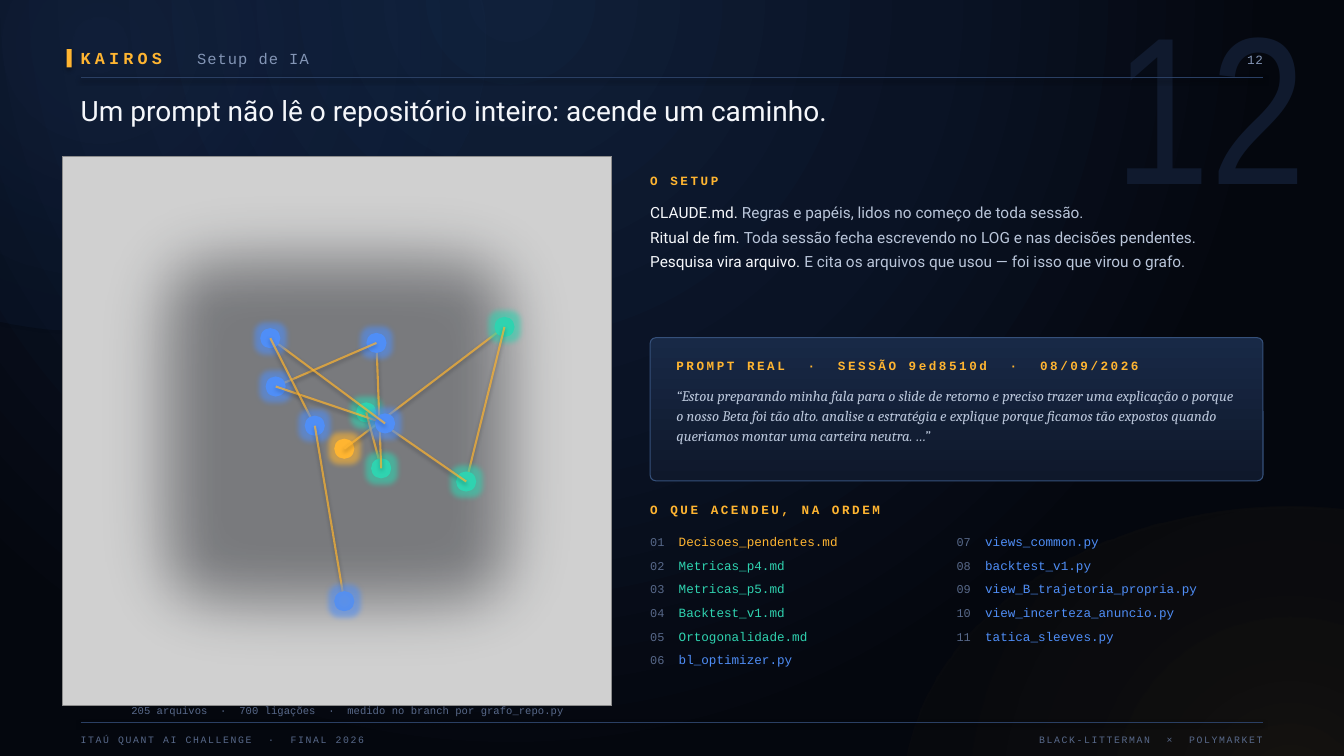
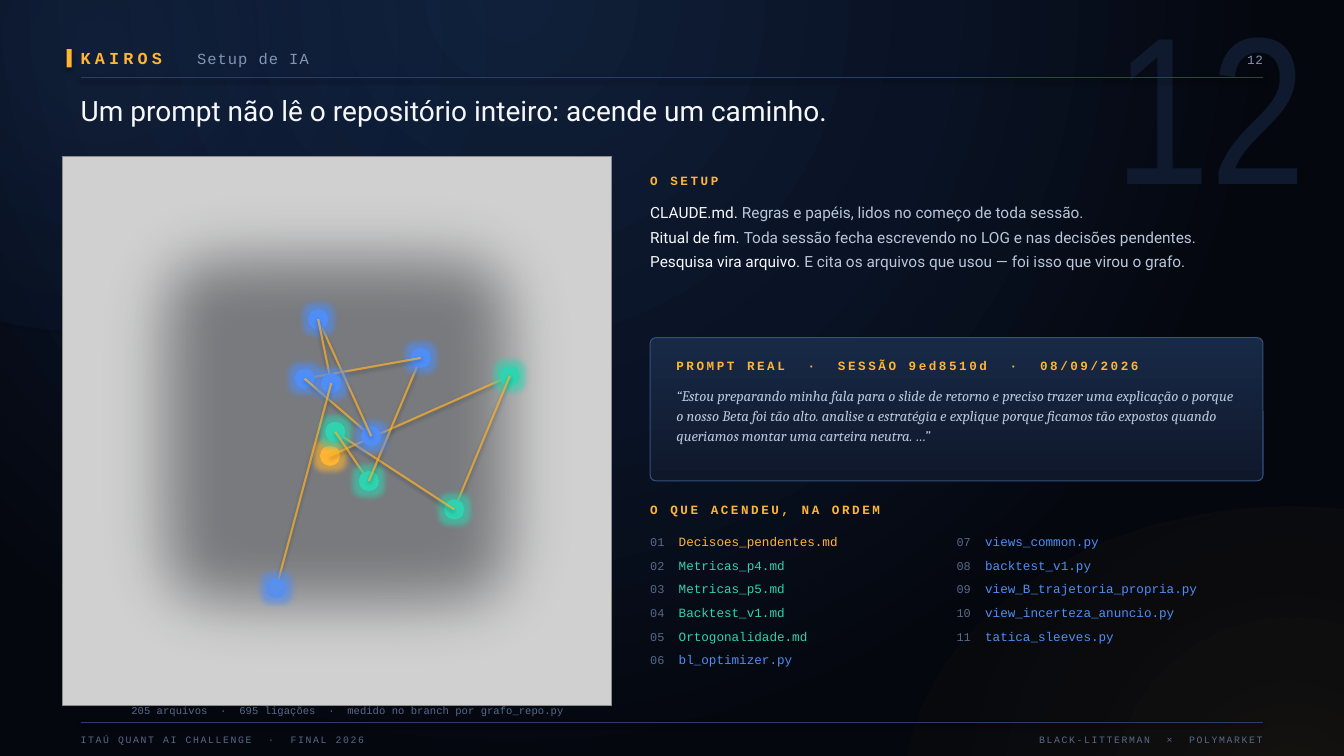
Before and after one commit to liahaller/Desafio-Quant-Itau, a slide deck: slide 15 of Final/Slides_novos.pptx. Drawn at 1344x756 pixels with LibreOffice and Linux fonts; fonts in the diff are those of the drawing; grey boxes stand for pictures. Boxes give left, top, right and bottom in pixels: in the first picture for what was removed or moved away, otherwise in the second. Text is boxed around its words. In the diff, an @@ line names an element or a change of style, - is before the commit and + after.

```diff
--- a/Final/Slides_novos.pptx
+++ b/Final/Slides_novos.pptx
@@ ellipse: place and size @@
-ellipse at (260,329,280,349)
+ellipse at (309,310,329,330)
@@ line moved from (385, 423) - (270, 339) to (371, 437) - (319, 320) @@
@@ line moved from (270, 339) - (315, 425) to (319, 320) - (332, 383) @@
@@ line moved from (377, 343) - (276, 386) to (420, 358) - (304, 379) @@
@@ line moved from (381, 469) - (377, 343) to (369, 481) - (420, 358) @@
@@ ellipse: place and size @@
-ellipse at (367,333,387,353)
+ellipse at (410,348,431,368)
@@ line moved from (315, 425) - (345, 601) to (332, 383) - (276, 588) @@
@@ ellipse: place and size @@
-ellipse at (266,376,286,396)
+ellipse at (294,369,315,389)
@@ line moved from (276, 386) - (385, 423) to (304, 379) - (371, 437) @@
@@ ellipse: place and size @@
-ellipse at (304,415,325,436)
+ellipse at (322,373,342,393)
@@ line moved from (345, 449) - (505, 327) to (330, 456) - (510, 376) @@
@@ line moved from (505, 327) - (467, 482) to (510, 376) - (455, 509) @@
@@ ellipse: place and size @@
-ellipse at (495,317,515,337)
+ellipse at (500,366,520,386)
@@ ellipse: place and size @@
-ellipse at (335,439,355,459)
+ellipse at (320,446,340,466)
@@ ellipse: place and size @@
-ellipse at (356,402,376,422)
+ellipse at (326,421,346,442)
@@ line moved from (467, 482) - (366, 412) to (455, 509) - (336, 432) @@
@@ line moved from (366, 412) - (381, 469) to (336, 432) - (369, 481) @@
@@ ellipse: place and size @@
-ellipse at (375,413,395,434)
+ellipse at (361,426,381,447)
@@ ellipse: place and size @@
-ellipse at (371,459,391,479)
+ellipse at (359,471,379,491)
@@ ellipse: place and size @@
-ellipse at (457,472,477,492)
+ellipse at (445,499,465,519)
@@ ellipse: place and size @@
-ellipse at (317,574,372,629)
+ellipse at (249,561,304,616)
@@ ellipse: place and size @@
-ellipse at (335,591,355,611)
+ellipse at (266,578,286,598)
@@ text at (131,706,564,716): text changed @@
-205 arquivos · 700 ligações · medido no branch por grafo_repo.py
+205 arquivos · 695 ligações · medido no branch por grafo_repo.py
```
Also in this commit, not shown: 13 other slides changed, 2 other files.
